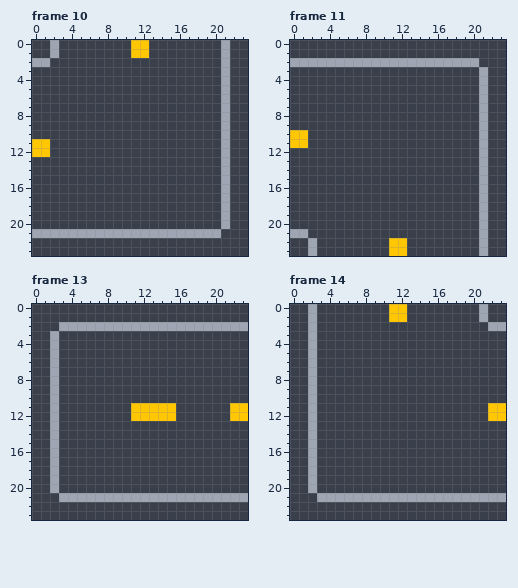
Pixel-art file: _project/tiles.aseprite. The picture above was drawn from the file before the commit.
24x24 pixels, 20 frames. Shown: frame 10, frame 11, frame 13, frame 14. The commit also changed other frames, which this record leaves out.
The result:
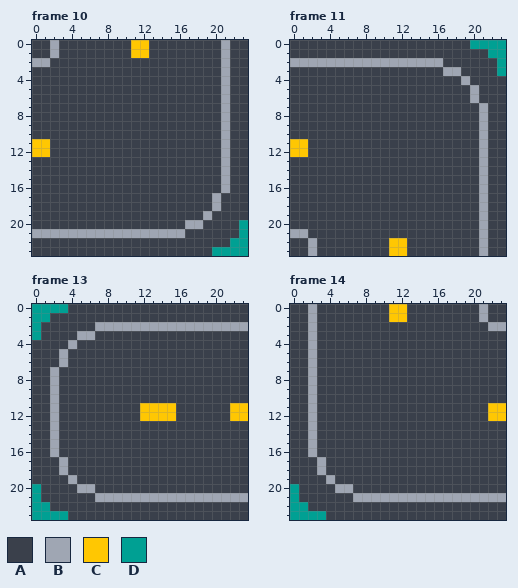
Palette (. is transparent): A #3a404b  B #9fa6b3  C #ffc702  D #00a093
From old to new:
Frame 10:
Colour B becomes colour A in rows 17 to 20 at x 21; in row 21 at x 17 to 20.
Colour A becomes colour B in rows 17 to 18 at x 20; in row 19 at x 19; in row 20 at x 17 to 18.
Colour A becomes colour D in rows 20 to 21 at x 23; in row 22 at x 22 to 23; in row 23 at x 20 to 23.
Frame 11:
Colour B becomes colour A in row 2 at x 17 to 20; in rows 3 to 6 at x 21.
Colour C becomes colour A in row 10 at x 0 to 1.
Colour A becomes colour B in row 3 at x 17 to 18; in row 4 at x 19; in rows 5 to 6 at x 20.
Colour A becomes colour C in row 12 at x 0 to 1.
Colour A becomes colour D in row 0 at x 20 to 23; in row 1 at x 22 to 23; in rows 2 to 3 at x 23.
Frame 13:
Colour B becomes colour A in row 2 at x 3 to 6; in rows 3 to 6 at x 2; in rows 17 to 20 at x 2; in row 21 at x 3 to 6.
Colour C becomes colour A in rows 11 to 12 at x 11.
Colour A becomes colour B in row 3 at x 5 to 6; in row 4 at x 4; in rows 5 to 6 at x 3; in rows 17 to 18 at x 3; in row 19 at x 4; in row 20 at x 5 to 6.
Colour A becomes colour D in row 0 at x 0 to 3; in row 1 at x 0 to 1; in rows 2 to 3 at x 0; in rows 20 to 21 at x 0; in row 22 at x 0 to 1; in row 23 at x 0 to 3.
Frame 14:
Colour B becomes colour A in rows 17 to 20 at x 2; in row 21 at x 3 to 6.
Colour A becomes colour B in rows 17 to 18 at x 3; in row 19 at x 4; in row 20 at x 5 to 6.
Colour A becomes colour D in rows 20 to 21 at x 0; in row 22 at x 0 to 1; in row 23 at x 0 to 3.
Where, in picture pixels (left, top, right, bottom), the same in both pictures:
changed: (185, 193, 248, 256)
changed: (443, 40, 506, 103)
changed: (290, 130, 308, 157)
changed: (32, 304, 95, 367)
changed: (131, 403, 140, 421)
changed: (32, 457, 95, 520)
changed: (290, 457, 353, 520)
